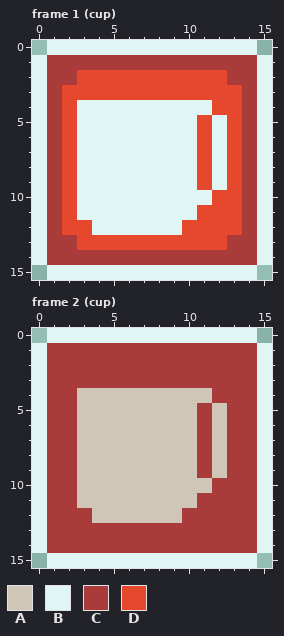
Edited in one commit: pixel-art file (res/ase/spawn_buttons.aseprite). Above: the version before the commit.
16x16 pixels, 5 frames. Shown: frame 1 (cup), frame 2 (cup). The commit also changed other frames, which this record leaves out.
Palette (. is transparent): A #cfc6b8  B #dff6f5  C #a93b3b  D #e6482e
Pixels before, frame 1 (cup), first column x 0:
 0 .BBBBBBBBBBBBBB.
 1 BCCCCCCCCCCCCCCB
 2 BCCDDDDDDDDDDCCB
 3 BCDDDDDDDDDDDDCB
 4 BCDBBBBBBBBBDDCB
 5 BCDBBBBBBBBDBDCB
 6 BCDBBBBBBBBDBDCB
 7 BCDBBBBBBBBDBDCB
 8 BCDBBBBBBBBDBDCB
 9 BCDBBBBBBBBDBDCB
10 BCDBBBBBBBBBDDCB
11 BCDBBBBBBBBDDDCB
12 BCDDBBBBBBDDDDCB
13 BCCDDDDDDDDDDCCB
14 BCCCCCCCCCCCCCCB
15 .BBBBBBBBBBBBBB.
Pixels before, frame 2 (cup), first column x 0:
 0 .BBBBBBBBBBBBBB.
 1 BCCCCCCCCCCCCCCB
 2 BCCCCCCCCCCCCCCB
 3 BCCCCCCCCCCCCCCB
 4 BCCAAAAAAAAACCCB
 5 BCCAAAAAAAACACCB
 6 BCCAAAAAAAACACCB
 7 BCCAAAAAAAACACCB
 8 BCCAAAAAAAACACCB
 9 BCCAAAAAAAACACCB
10 BCCAAAAAAAAACCCB
11 BCCAAAAAAAACCCCB
12 BCCCAAAAAACCCCCB
13 BCCCCCCCCCCCCCCB
14 BCCCCCCCCCCCCCCB
15 .BBBBBBBBBBBBBB.
After the commit:
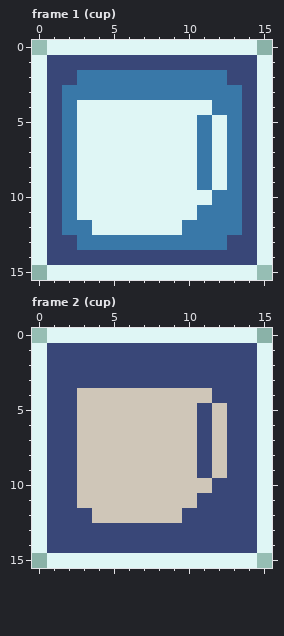
From old to new:
colour C: #a93b3b -> #394778
colour D: #e6482e -> #3978a8
Changed places in both pictures, as pixel boxes (x1, y1, x2, y2):
changed: (47, 55, 257, 265)
changed: (47, 343, 257, 553)
